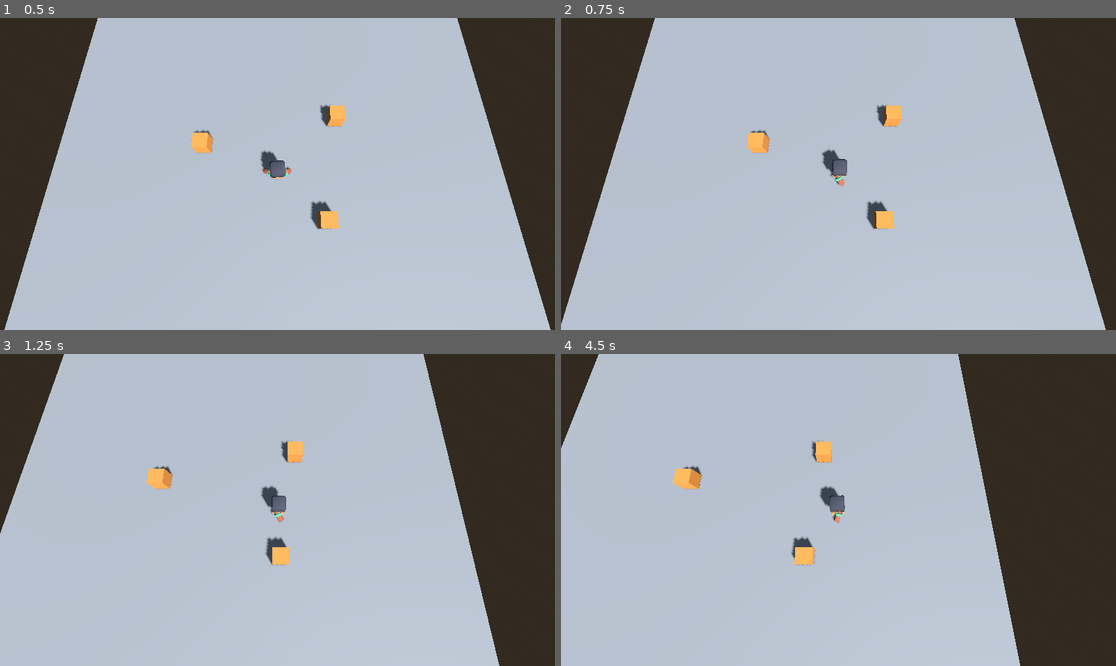
Above: before the commit, frames 1-4 (two rows, left to right).
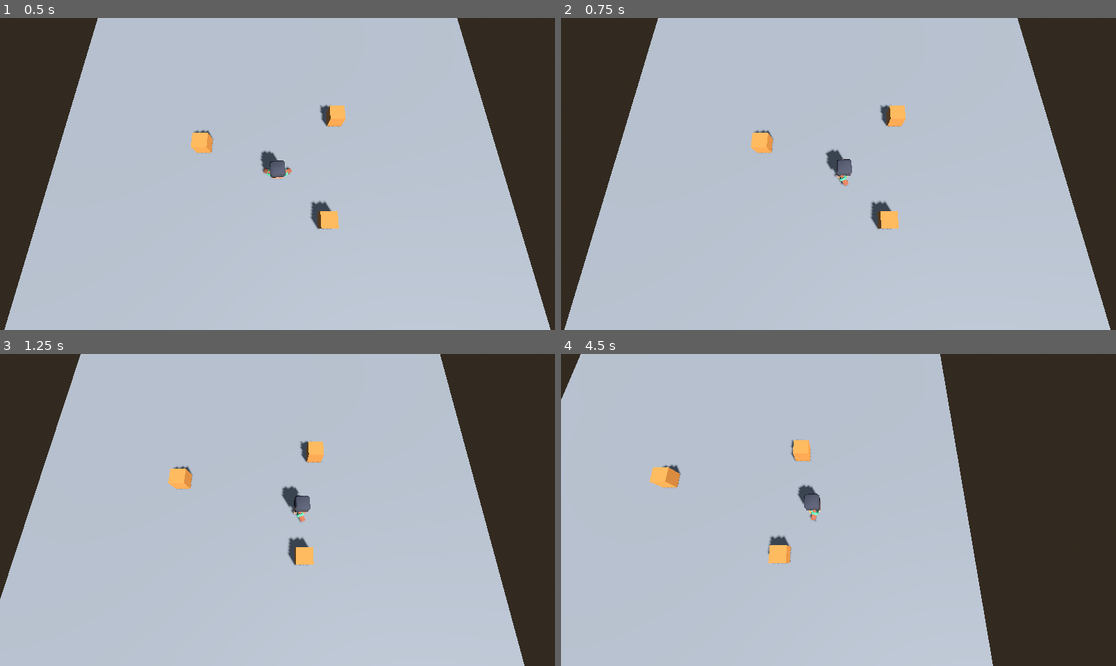
Above: after the commit, the same moments.

Repository: juan-camiloo/Click-the-button
Game: Godot game, scene res://main.tscn
Same seed, same stepped clock (60 frames per second), same inputs: the game is played once before the commit and once after it.
Inputs:
- Up to frame 1 (0.5 s): no input
- Up to frame 2 (0.75 s): tap Enter at 0.5 s; hold D (move_right) from 0.53 s (still down); hold Shift (correr) from 0.53 s (still down)
- Up to frame 3 (1.25 s): keep holding D (move_right); keep holding Shift (correr)
- Up to frame 4 (4.5 s): release D (move_right) at 1.28 s; release Shift (correr) at 1.28 s; hold S (move_down) 1.28-2.03 s; tap Shift (correr) at 1.35, 2.85, 4.35 s; hold D (move_right) 2.03-2.78 s; hold Shift (correr) 2.03-2.78 s; hold W (move_up) 2.78-3.53 s; hold Shift (correr) 3.53-4.28 s; hold A (move_left) from 3.53 s (still down)

Frame 1 is identical in both runs. In frame 2, 2.2% of the frame differs, in the area x 0-99%, y 0-100%; in frame 3, 8.5%, in the area x 0-95%, y 0-100%; in frame 4, 7.1%.

Commit message:
T8 N2 - Tarea A - camara con suavizado

Diff:
--- a/camara_sigue.gd
+++ b/camara_sigue.gd
@@ -2,10 +2,12 @@
 
 @export var objetivo: Node3D
 @export var distancia = Vector3(0, 13, 3.5)
+@export var suavizado = 2.8
 
 func _ready():
 	top_level = true
 	look_at_from_position(objetivo.global_position + distancia, objetivo.global_position)
 
 func _physics_process(delta):
-	global_position = objetivo.global_position + distancia
+	var destino = objetivo.global_position + distancia
+	global_position = global_position.lerp(destino, suavizado * delta)
